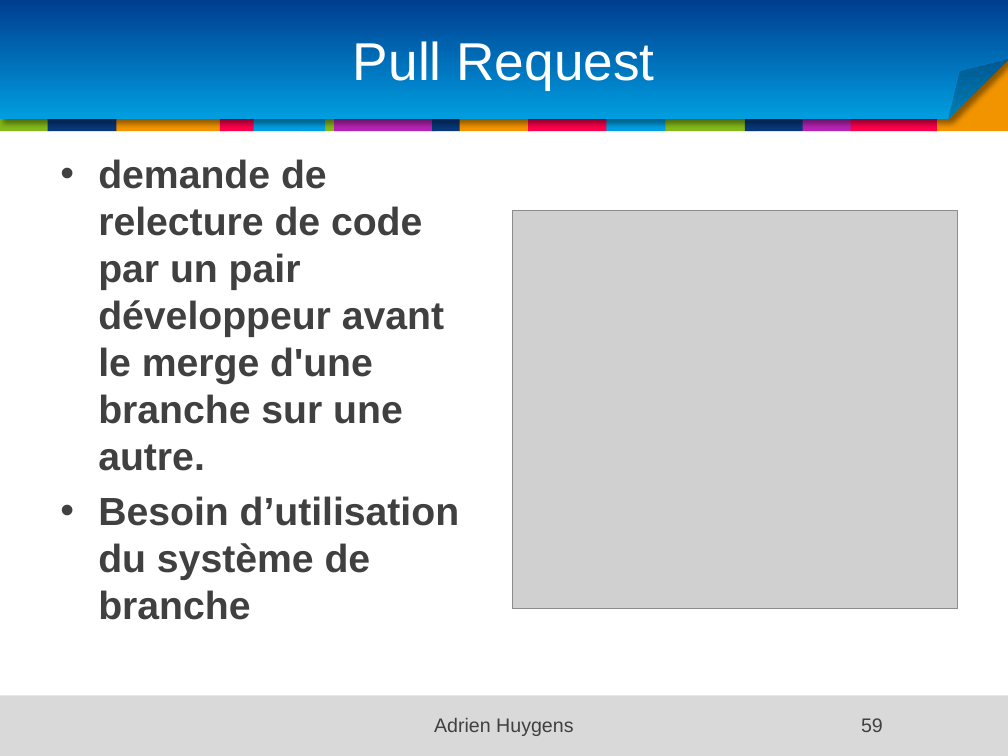
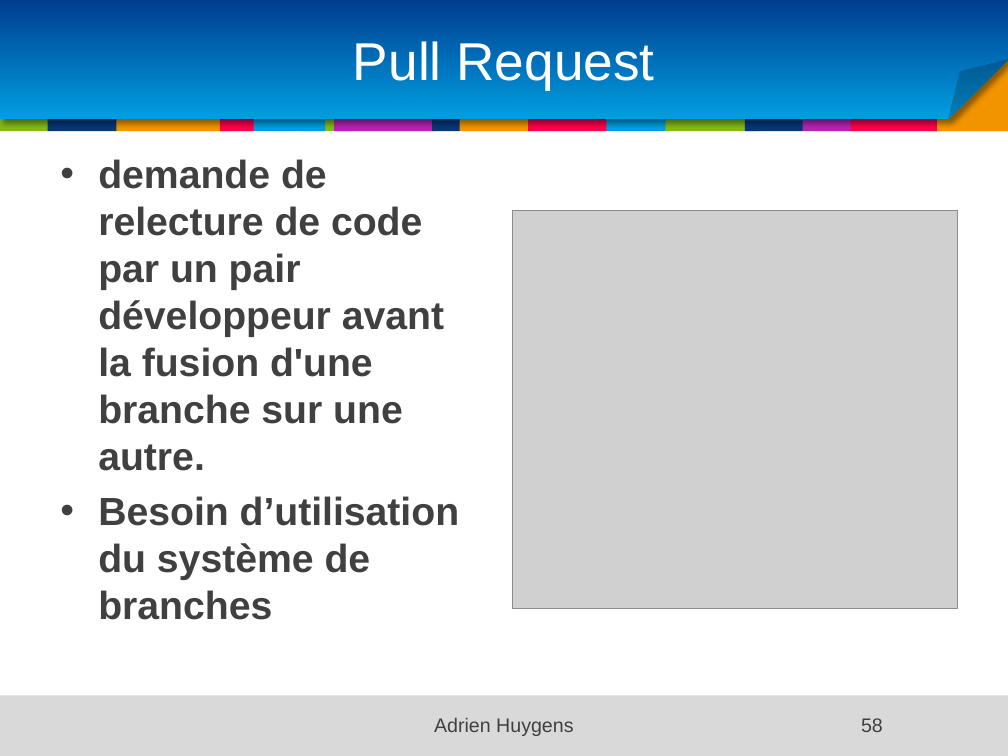
Before and after one commit to samouraii/CoursEntrepriseNumerique, a slide deck: slide 58 of Chapitre1.pptx (slide 59 before the commit). Drawn at 1008x756 pixels with LibreOffice and Linux fonts; fonts in the diff are those of the drawing; grey boxes stand for pictures; background and template pictures are left out. Boxes give left, top, right and bottom in pixels: in the first picture for what was removed or moved away, otherwise in the second. Text is boxed around its words. In the diff, an @@ line names an element or a change of style, - is before the commit and + after.

```diff
--- a/Chapitre1.pptx
+++ b/Chapitre1.pptx
@@ text at [98,159,460,620]: text changed @@
-• demande de relecture de code par un pair développeur avant le merge d'une branche sur une autre.
-• Besoin d’utilisation du système de branche
+• demande de relecture de code par un pair développeur avant la fusion d'une branche sur une autre.
+• Besoin d’utilisation du système de branches
@@ page number at [861,718,883,732]: text changed @@
-59
+58
```
Also in this commit, not shown: 43 other slides changed, 1 slide removed.
